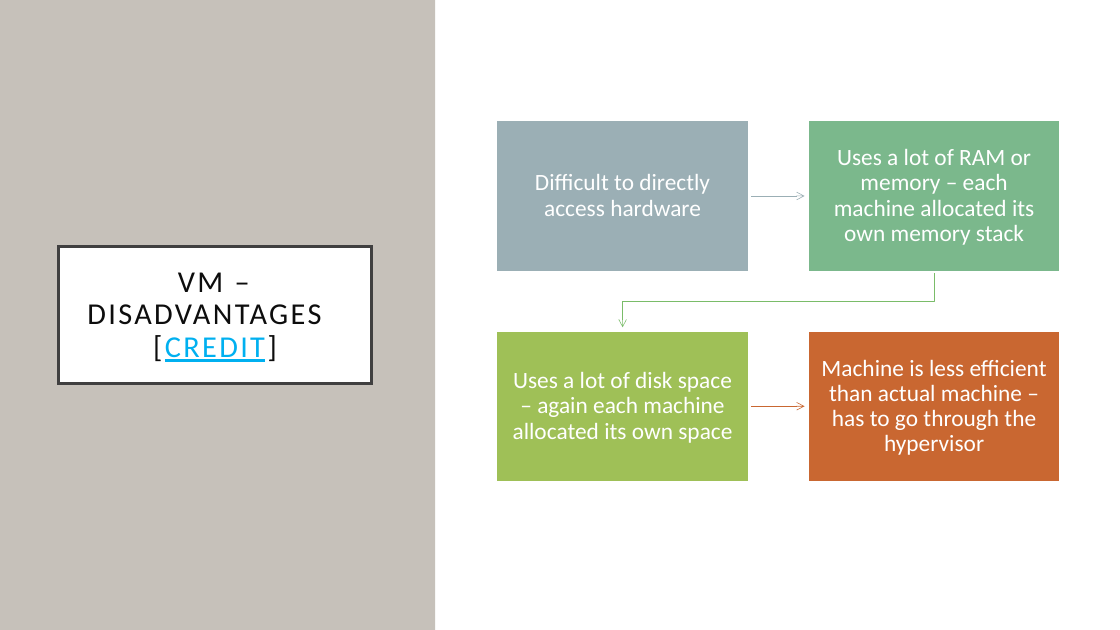
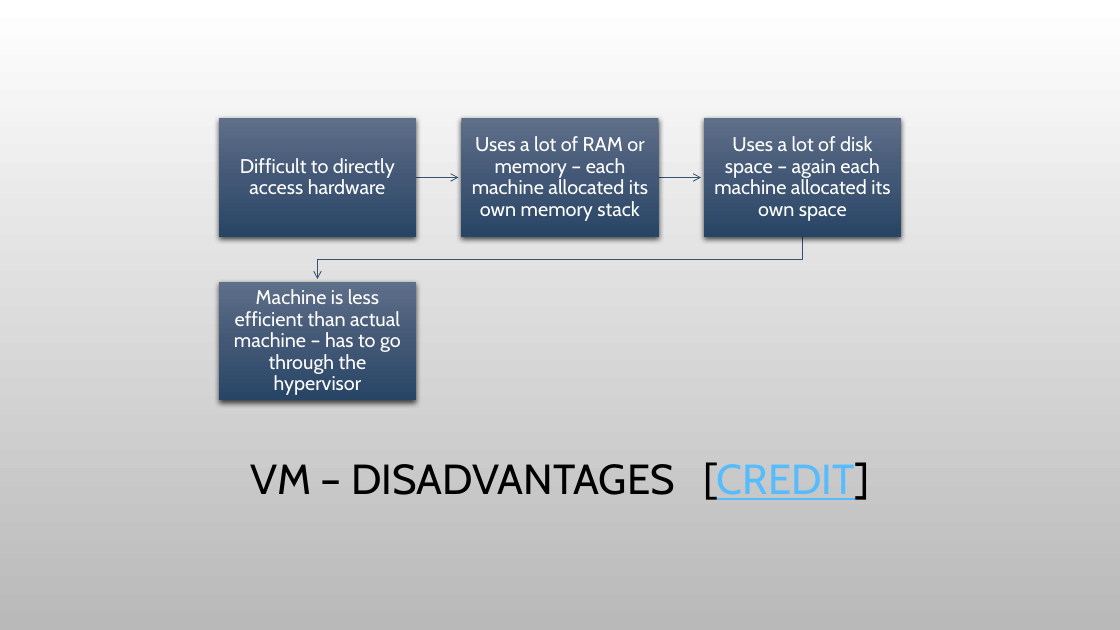
Before and after one commit to marilynwaldman/course, a slide deck: slide 6 of Learning Environment/Virtual Environment/01-VMandDocker.pptx. Drawn at 1120x630 pixels with LibreOffice and Linux fonts; fonts in the diff are those of the drawing; background and template pictures are left out. Boxes give left, top, right and bottom in pixels: in the first picture for what was removed or moved away, otherwise in the second. Text is boxed around its words. In the diff, an @@ line names an element or a change of style, - is before the commit and + after.

```diff
--- a/Learning Environment/Virtual Environment/01-VMandDocker.pptx
+++ b/Learning Environment/Virtual Environment/01-VMandDocker.pptx
@@ background #FFFFFF to picture (left out) @@
@@ rectangle removed at <box>0,0,435,630</box> @@
@@ rectangle removed at <box>437,0,1120,630</box> @@
@@ text "Difficult to directly access hardware": place and size @@
-text "Difficult to directly access hardware" at <box>535,174,710,216</box>
+text "Difficult to directly access hardware" at <box>240,158,395,194</box>
@@ text "Uses a lot of RAM ...": place and size @@
-text "Uses a lot of RAM ..." at <box>834,149,1034,245</box>
+text "Uses a lot of RAM ..." at <box>472,136,648,221</box>
@@ rectangle: place and size @@
-rectangle at <box>496,120,749,272</box>
+rectangle at <box>461,118,659,237</box>
@@ rectangle at <box>461,118,659,237</box>: fill #9BAFB5 to gradient #5E708A to #435976 to #294567; outline #FFFFFF 2.5 pt to none; shadow on @@
@@ text "Uses a lot of disk ...": place and size @@
-text "Uses a lot of disk ..." at <box>513,372,732,443</box>
+text "Uses a lot of disk ..." at <box>714,136,890,221</box>
@@ freeform shape: place and size @@
-freeform shape at <box>749,192,805,200</box>
+freeform shape at <box>659,173,702,181</box>
@@ freeform shape at <box>659,173,702,181</box>: outline #9BAFB5 0.5 pt to #355071 0.75 pt @@
@@ size 20 to 17 pt, font Calibri to Cabin; less space between paragraphs in 4 elements at <box>240,158,395,194</box>, <box>472,136,648,221</box>, <box>714,136,890,221</box>, <box>234,289,401,395</box> @@
@@ text "Machine is less efficient than ...": place and size @@
-text "Machine is less efficient than ..." at <box>821,359,1047,455</box>
+text "Machine is less efficient than ..." at <box>234,289,401,395</box>
@@ group added at <box>219,118,902,401</box>: 3 rectangles, 2 freeform shapes @@
@@ group removed at <box>496,120,1061,482</box>: 3 rectangles, 2 freeform shapes @@
@@ title "VM – DISADVANTAGES [CREDIT]": place and size @@
-title "VM – DISADVANTAGES [CREDIT]" at <box>59,246,371,384</box>
+title "VM – DISADVANTAGES [CREDIT]" at <box>251,462,869,500</box>
@@ title "VM – DISADVANTAGES [CREDIT]" at <box>251,462,869,500</box>: size 26 to 36 pt, font Calibri to Cabin, letter spacing 2 to 0 pt; text colour #0D0D0D to #000000 in "VM – DISADVANTAGES [CREDIT]"; text colour #00B0F0 to #56BCFE in "[CREDIT]"; fill #FFFFFF to none; outline #404040 2.5 pt to none @@
```
Also in this commit, not shown: 14 other slides changed, 2 slides added, 2 slides removed, 1 other file.
